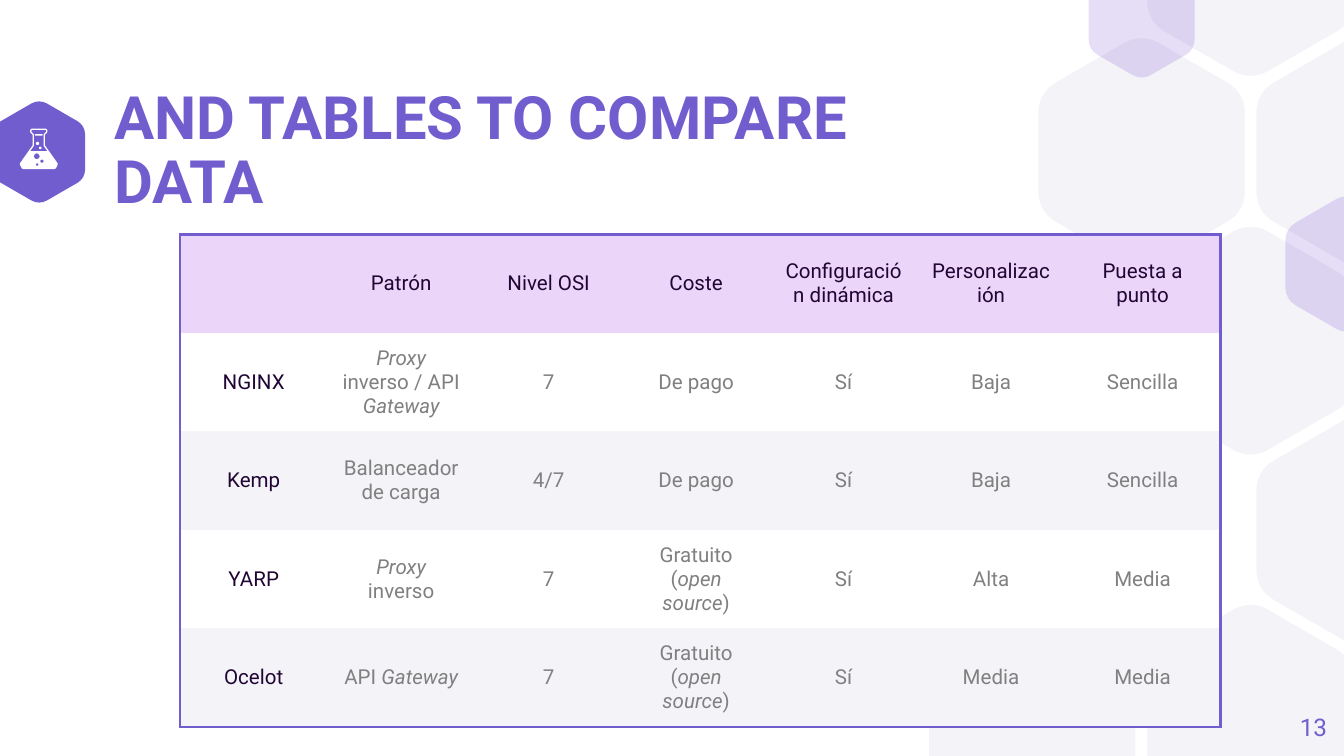
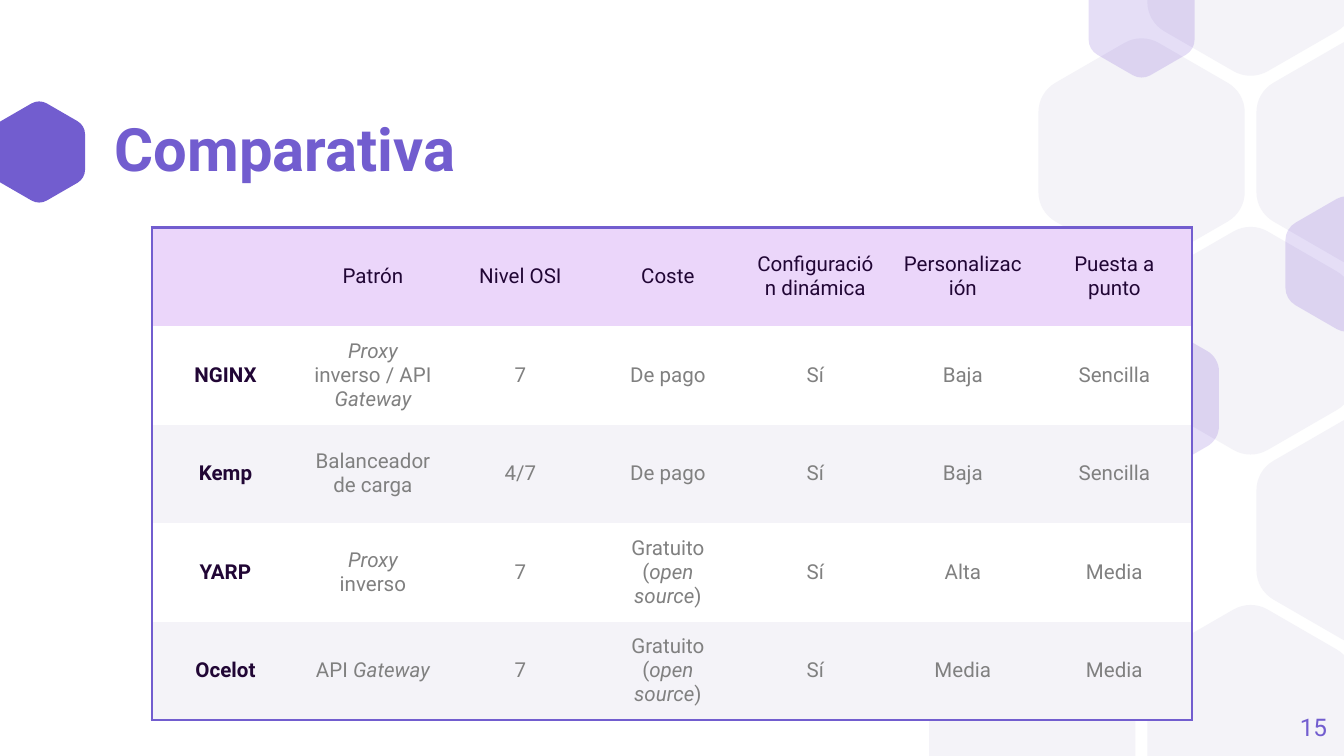
Before and after one commit to a1ex9788/TFG, a slide deck: slide 15 of TFG_AlejandroCarrion.pptx (slide 13 before the commit). Drawn at 1344x756 pixels with LibreOffice and Linux fonts; fonts in the diff are those of the drawing. Boxes give left, top, right and bottom in pixels: in the first picture for what was removed or moved away, otherwise in the second. Text is boxed around its words. In the diff, an @@ line names an element or a change of style, - is before the commit and + after.

```diff
--- a/TFG_AlejandroCarrion.pptx
+++ b/TFG_AlejandroCarrion.pptx
@@ group removed at (20, 129, 58, 169): 4 freeform shapes @@
@@ title at (115, 127, 456, 183): text changed @@
-AND TABLES TO COMPARE DATA
+Comparativa
@@ table at (152, 227, 1195, 720) @@
@@ bold on in "NGINX", "Kemp", "YARP", "Ocelot" @@
@@ table: place and size @@
-table at (180, 234, 1223, 727)
+table at (152, 227, 1195, 720)
@@ page number at (1300, 719, 1327, 736): text changed @@
-13
+15
```
Also in this commit, not shown: 4 other slides changed, 15 slides added, 1 slide removed.
